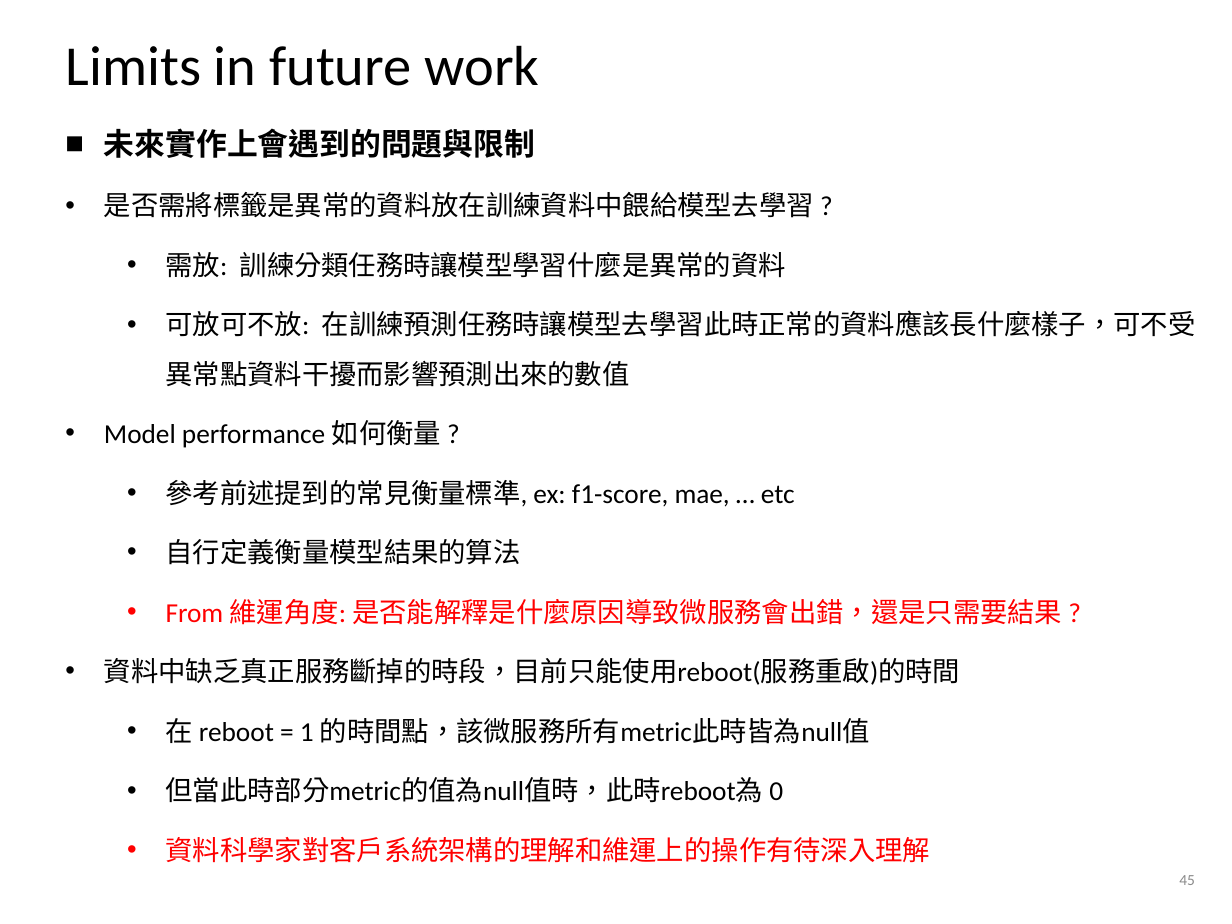
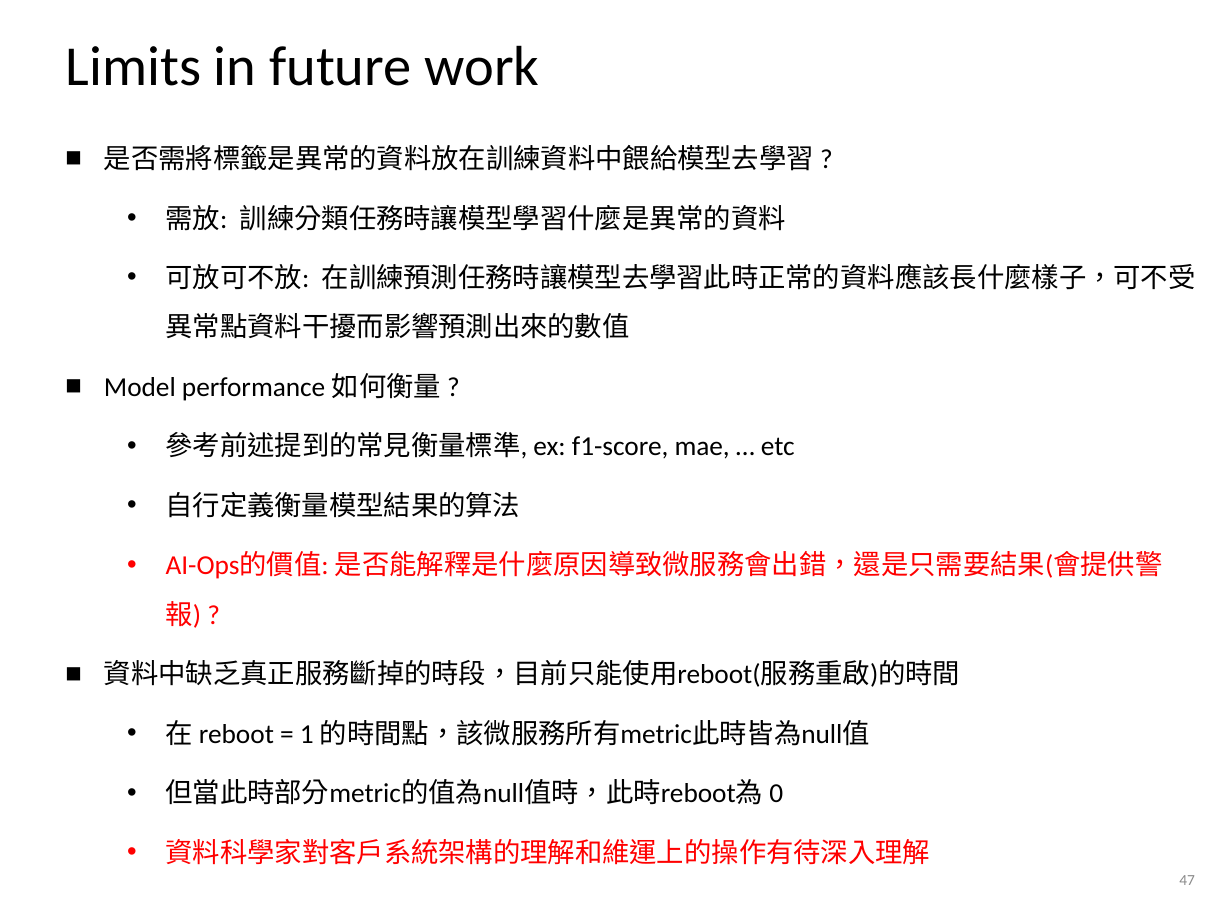
Before and after one commit to alvinyee860120/AIOps-anomaly-detection, a slide deck: slide 47 of AIOps結案報告.pptx (slide 45 before the commit). Drawn at 1232x924 pixels with LibreOffice and Linux fonts; fonts in the diff are those of the drawing; background and template pictures are left out. Boxes give left, top, right and bottom in pixels: in the first picture for what was removed or moved away, otherwise in the second. Text is boxed around its words. In the diff, an @@ line names an element or a change of style, - is before the commit and + after.

```diff
--- a/AIOps結案報告.pptx
+++ b/AIOps結案報告.pptx
@@ text at [104,128,535,158]: paragraph removed @@
-■ 未來實作上會遇到的問題與限制
@@ text at [104,145,960,687]: bullet • to ■ @@
@@ text at [166,551,1163,628]: text changed @@
-  • From 維運角度: 是否能解釋是什麼原因導致微服務會出錯，還是只需要結果 ?
+  • AI-Ops的價值: 是否能解釋是什麼原因導致微服務會出錯，還是只需要結果(會提供警報) ?
@@ page number at [1179,875,1195,885]: text changed @@
-45
+47
```
Also in this commit, not shown: 25 other slides changed, 14 slides added, 12 slides removed.
